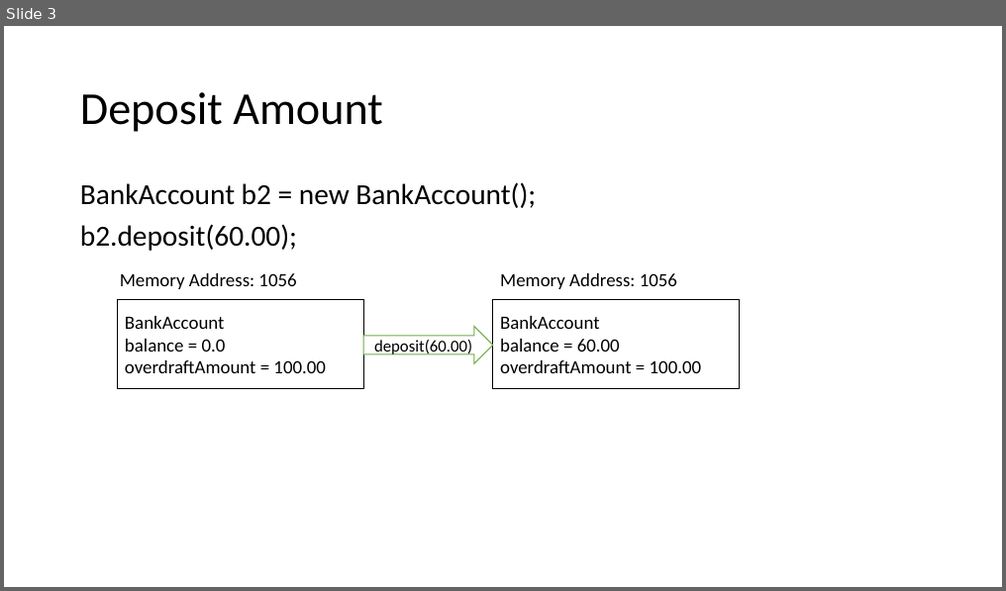
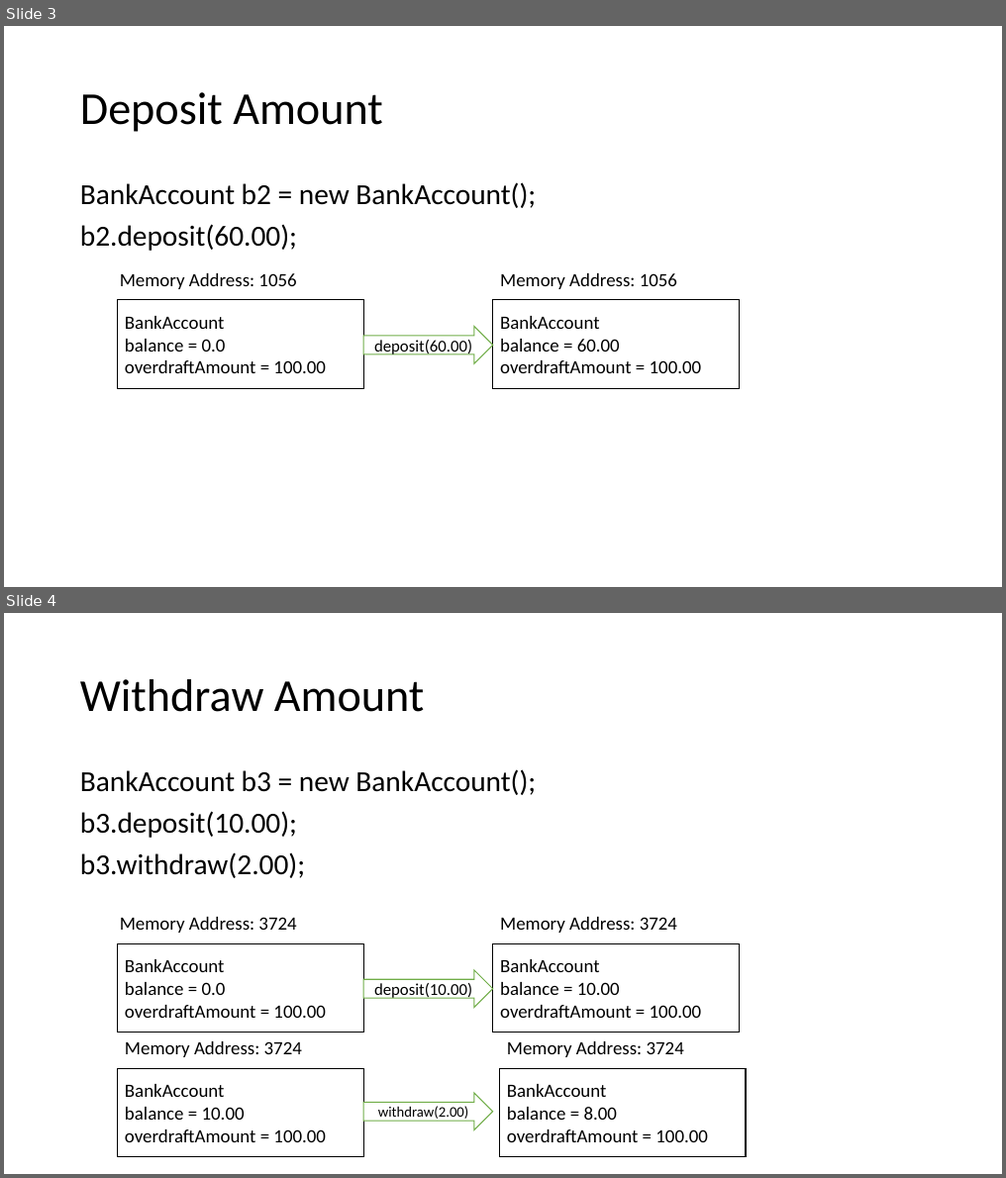
Before and after one commit to CPSC-233-Group-2018/Assignments, a slide deck: Assignment 2/Tracing Powerpoint.pptx. Shown one above the other, each under a label of ours: slide 3 before the commit, slides 3 and 4 after it. The pictures are 1006x591 and 1006x1178 pixels, drawn with LibreOffice and Linux fonts; fonts in the diff are those of the drawing. Boxes give left, top, right and bottom in pixels: in the first picture for what was removed or moved away, otherwise in the second. Text is boxed around its words. In the diff, an @@ line names an element or a change of style, - is before the commit and + after.

Commit message:
Added withdraw trace

```diff
--- a/Assignment 2/Tracing Powerpoint.pptx
+++ b/Assignment 2/Tracing Powerpoint.pptx
@@ slide 4 added at bbox=[4, 613, 1002, 1174], background #FFFFFF @@
@@ title added at bbox=[80, 679, 424, 712], 44 pt, text #000000 @@
+Withdraw Amount
@@ text added at bbox=[80, 769, 536, 878], 28 pt, text #000000 @@
+BankAccount b3 = new BankAccount();
+b3.deposit(10.00);
+b3.withdraw(2.00);
@@ text added at bbox=[120, 917, 296, 933], 18 pt, text #000000 @@
+Memory Address: 3724
@@ text added at bbox=[500, 917, 677, 933], 18 pt, text #000000 @@
+Memory Address: 3724
@@ rectangle added at bbox=[118, 944, 364, 1032], outline #000000 1 pt, 18 pt, text #000000 @@
+BankAccount
+balance = 0.0
+overdraftAmount = 100.00
@@ rectangle added at bbox=[493, 944, 740, 1032], outline #000000 1 pt, 18 pt, text #000000 @@
+BankAccount
+balance = 10.00
+overdraftAmount = 100.00
@@ right arrow added at bbox=[363, 970, 493, 1008], fill #FFFFFF, outline #70AD47 1 pt, 16 pt, text #000000 @@
+deposit(10.00)
@@ text added at bbox=[125, 1042, 302, 1058], 18 pt, text #000000 @@
+Memory Address: 3724
@@ text added at bbox=[507, 1042, 684, 1058], 18 pt, text #000000 @@
+Memory Address: 3724
@@ rectangle added at bbox=[118, 1069, 364, 1157], outline #000000 1 pt, 18 pt, text #000000 @@
+BankAccount
+balance = 10.00
+overdraftAmount = 100.00
@@ rectangle added at bbox=[500, 1069, 746, 1157], outline #000000 1 pt, 18 pt, text #000000 @@
+BankAccount
+balance = 8.00
+overdraftAmount = 100.00
@@ right arrow added at bbox=[363, 1093, 493, 1131], fill #FFFFFF, outline #70AD47 1 pt, 14 pt, text #000000 @@
+withdraw(2.00)
```
Also in this commit, not shown: 1 other file.
